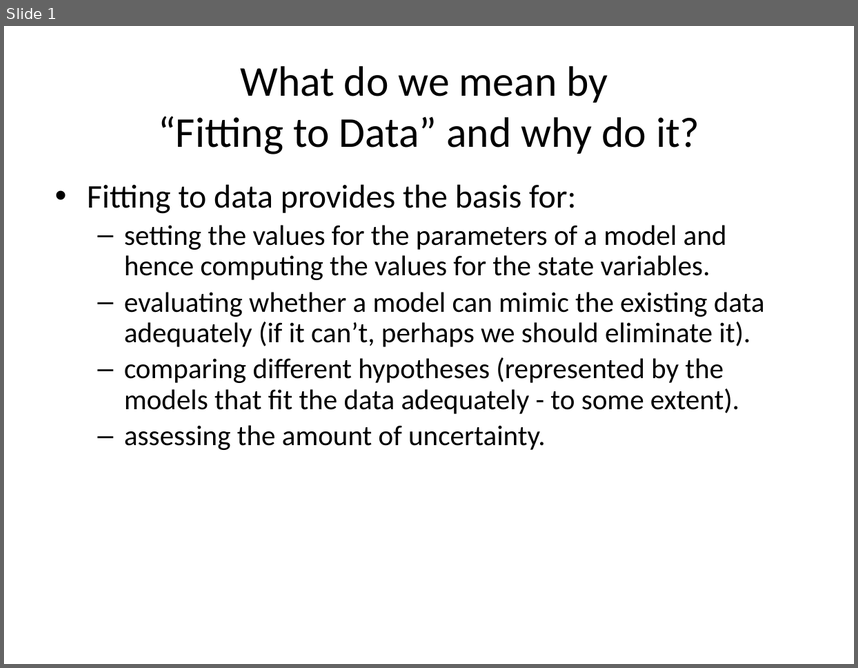
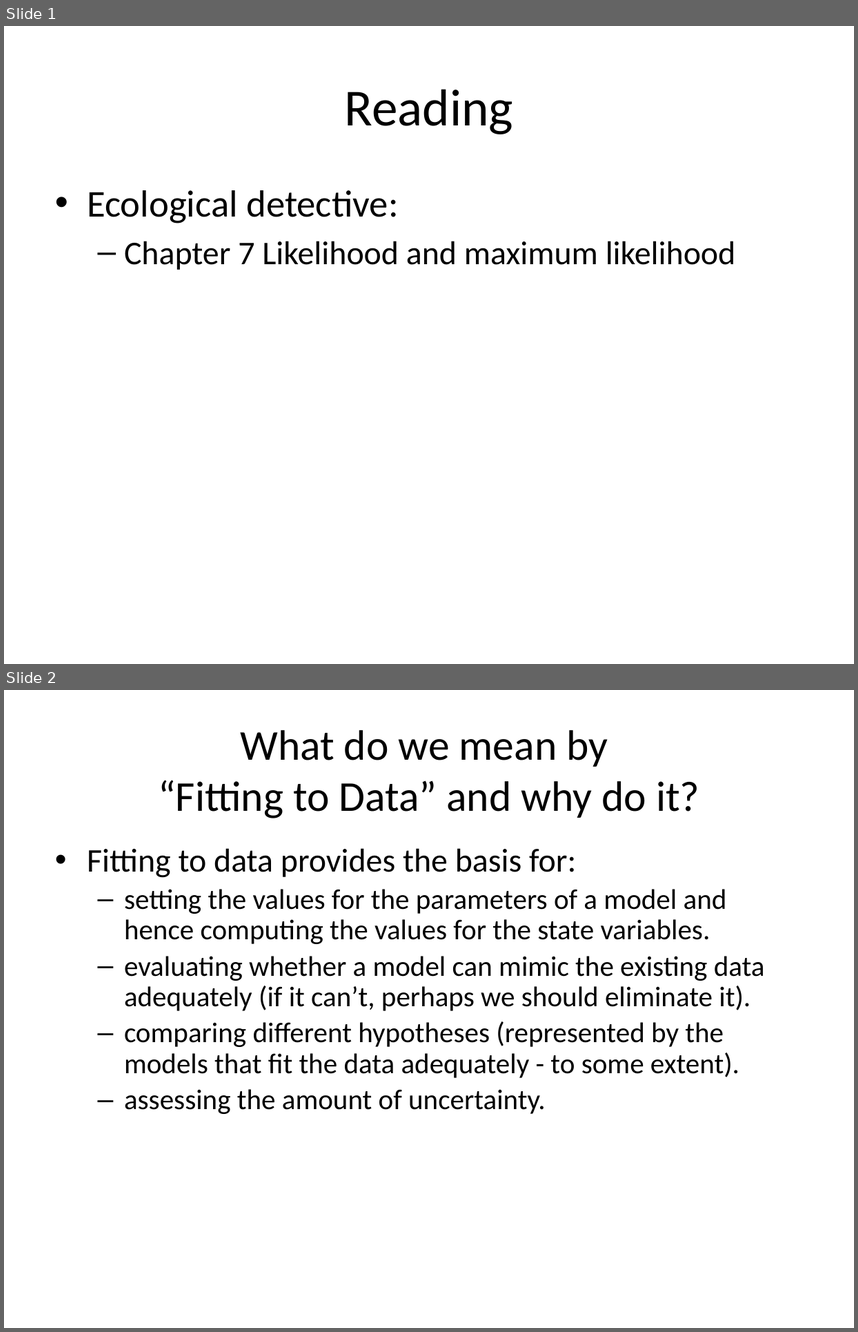
Before and after one commit to rwildermuth/FayLabExamples, a slide deck: Estimation.pptx. Shown one above the other, each under a label of ours: slide 1 before the commit, slides 1 and 2 after it. The pictures are 858x668 and 858x1332 pixels, drawn with LibreOffice and Linux fonts; fonts in the diff are those of the drawing. Boxes give left, top, right and bottom in pixels: in the first picture for what was removed or moved away, otherwise in the second. Text is boxed around its words. In the diff, an @@ line names an element or a change of style, - is before the commit and + after.

Commit message:
updated slides

```diff
--- a/Estimation.pptx
+++ b/Estimation.pptx
@@ slide 1 added at <box>4,26,854,664</box>, background #FFFFFF @@
@@ title added at <box>344,89,513,134</box>, 44 pt, text #000000 @@
+Reading
@@ text added at <box>87,190,736,270</box>, 28 pt, text #000000 @@
+• Ecological detective:
+  – Chapter 7 Likelihood and maximum likelihood
@@ what was slide 1 is now slide 2 @@
```
